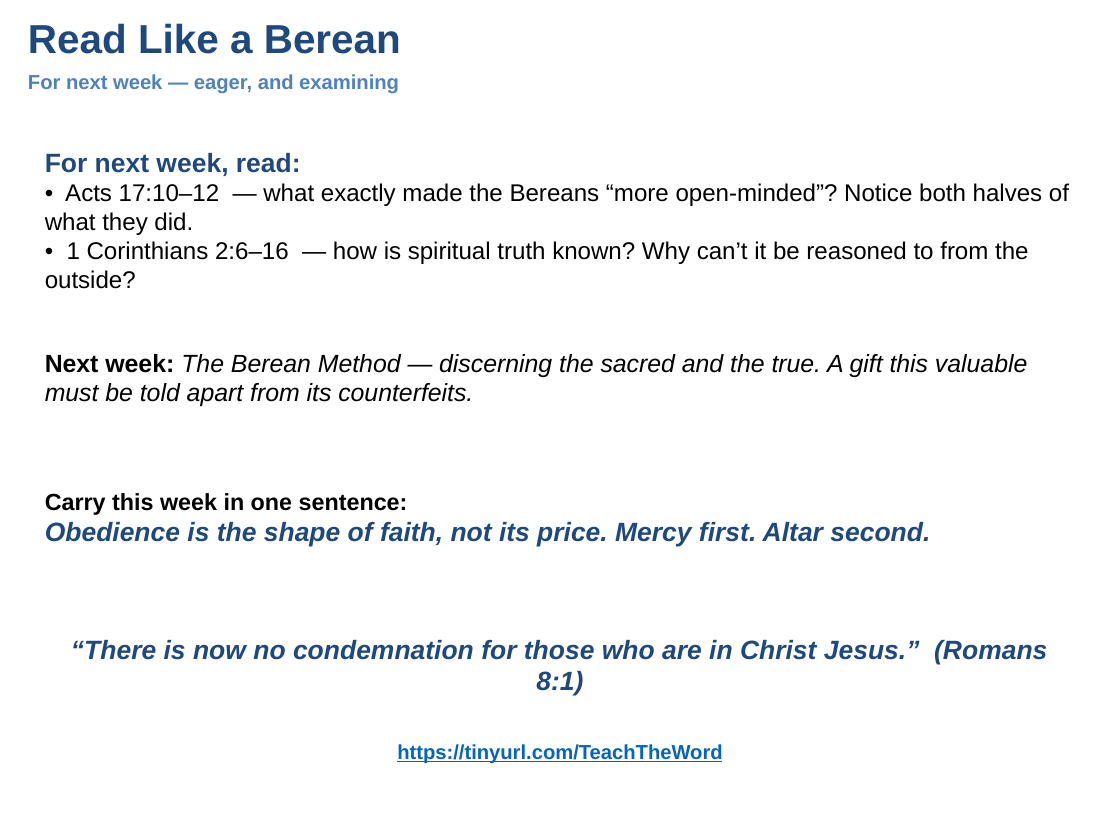
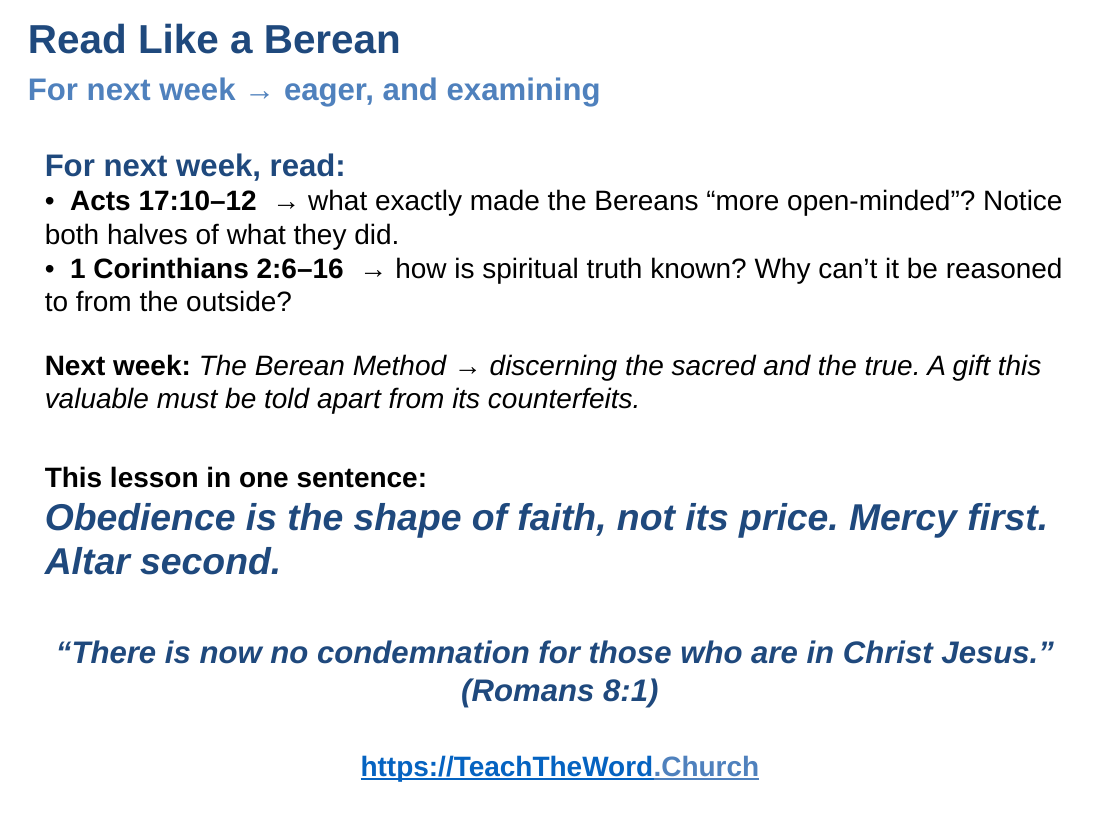
Before and after one commit to UsefulEngines/EvangelismPublic, a slide deck: slide 7 of 2026-Q4/04-TwoRighteousnesses/Week04-TwoRighteousnesses.pptx. Drawn at 1120x840 pixels with LibreOffice and Linux fonts; fonts in the diff are those of the drawing. Boxes give left, top, right and bottom in pixels: in the first picture for what was removed or moved away, otherwise in the second. Text is boxed around its words. In the diff, an @@ line names an element or a change of style, - is before the commit and + after.

```diff
--- a/2026-Q4/04-TwoRighteousnesses/Week04-TwoRighteousnesses.pptx
+++ b/2026-Q4/04-TwoRighteousnesses/Week04-TwoRighteousnesses.pptx
@@ text at bbox=[28, 77, 601, 106]: text changed; size 13 to 20 pt @@
-For next week — eager, and examining
+For next week → eager, and examining
@@ text at bbox=[45, 153, 1063, 312]: text changed; size 15.5 to 18 pt @@
-For next week, read:
-• Acts 17:10–12 — what exactly made the Bereans “more open-minded”? Notice both halves of what they did.
-• 1 Corinthians 2:6–16 — how is spiritual truth known? Why can’t it be reasoned to from the outside?
+For next week, read:
+• Acts 17:10–12 → what exactly made the Bereans “more open-minded”? Notice both halves of what they did.
+• 1 Corinthians 2:6–16 → how is spiritual truth known? Why can’t it be reasoned to from the outside?
@@ text at bbox=[45, 354, 1042, 413]: text changed; size 16 to 18 pt @@
-Next week: The Berean Method — discerning the sacred and the true. A gift this valuable must be told apart from its counterfeits.
+Next week: The Berean Method → discerning the sacred and the true. A gift this valuable must be told apart from its counterfeits.
@@ text at bbox=[45, 466, 1048, 575]: text changed; size 17 to 24 pt @@
-Carry this week in one sentence:
-Obedience is the shape of faith, not its price. Mercy first. Altar second.
+This lesson in one sentence:
+Obedience is the shape of faith, not its price. Mercy first. Altar second.
@@ text "“There is now no condemnation ..." at bbox=[56, 640, 1053, 707]: size 17 to 20 pt @@
@@ text at bbox=[361, 755, 760, 781]: text changed; size 13 to 18 pt @@
-https://tinyurl.com/TeachTheWord
+https://TeachTheWord.Church
```
Also in this commit, not shown: 6 other slides changed, 2 other files.
